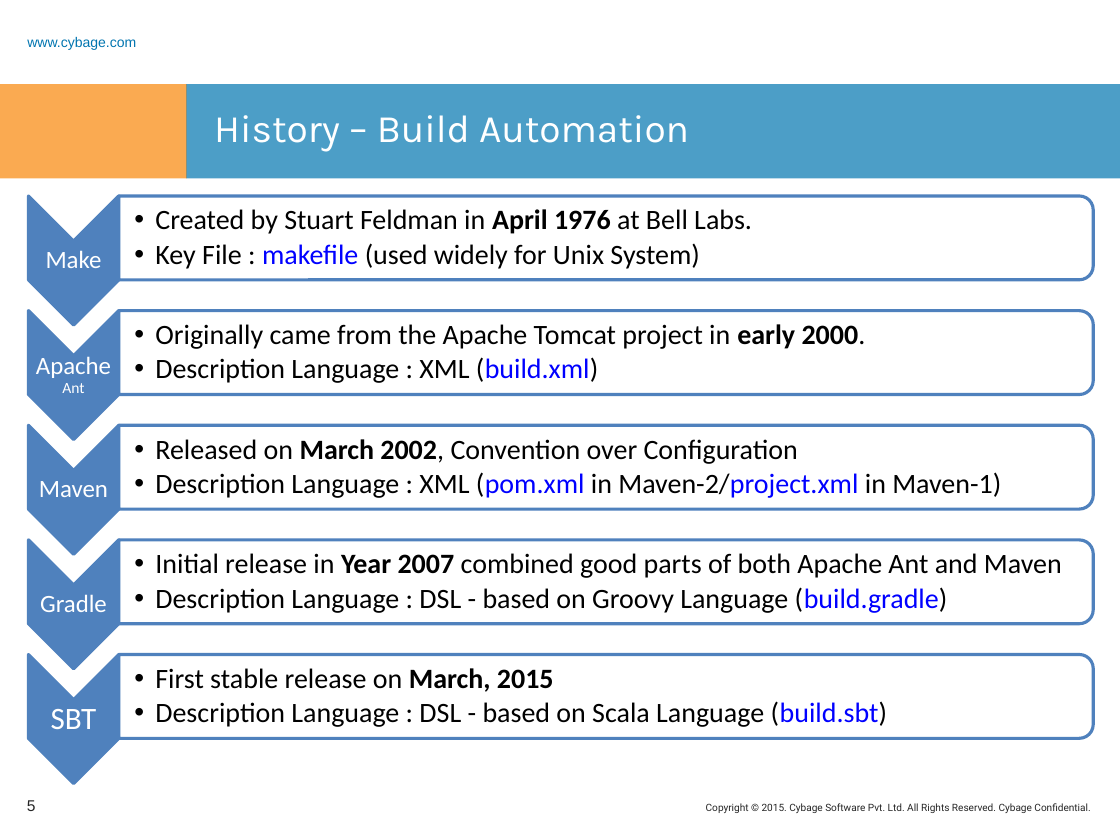
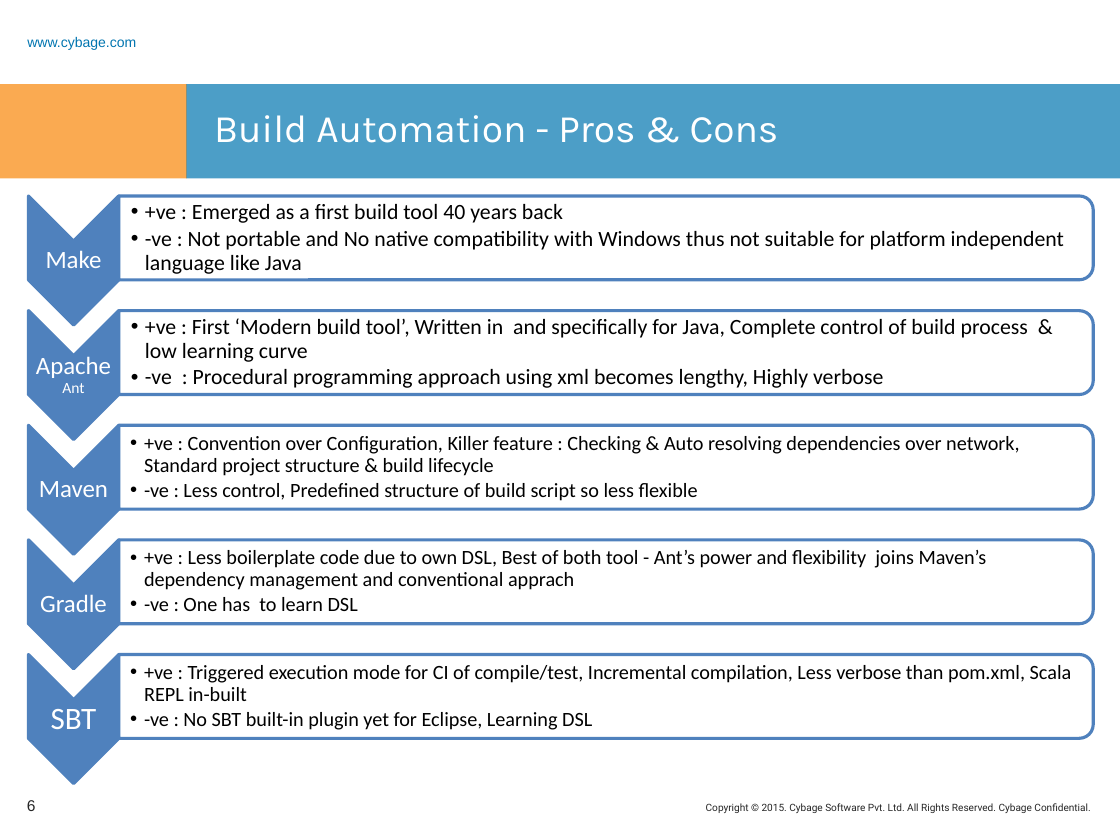
Before and after one commit to rashmitk/Documentation, a slide deck: slide 6 of SBT/SBT.pptx (slide 5 before the commit). Drawn at 1120x840 pixels with LibreOffice and Linux fonts; fonts in the diff are those of the drawing; background and template pictures are left out. Boxes give left, top, right and bottom in pixels: in the first picture for what was removed or moved away, otherwise in the second. Text is boxed around its words. In the diff, an @@ line names an element or a change of style, - is before the commit and + after.

Commit message:
Added Build evolution and history details

```diff
--- a/SBT/SBT.pptx
+++ b/SBT/SBT.pptx
@@ title at (x1=214, y1=115, x2=779, y2=143): text changed @@
-History – Build Automation
+Build Automation - Pros & Cons
@@ text at (x1=145, y1=204, x2=1064, y2=274): text changed; size 18 to 14 pt @@
-  •• Created by Stuart Feldman in April 1976 at Bell Labs.
-  •• Key File : makefile (used widely for Unix System)
+  •• +ve : Emerged as a first build tool 40 years back
+  •• -ve : Not portable and No native compatibility with Windows thus not suitable for platform independent language like Java
@@ text at (x1=145, y1=318, x2=1028, y2=388): text changed; size 18 to 14 pt @@
-  •• Originally came from the Apache Tomcat project in early 2000.
-  •• Description Language : XML (build.xml)
+  •• +ve : First ‘Modern build tool’, Written in and specifically for Java, Complete control of build process & low learning curve
+  •• -ve : Procedural programming approach using xml becomes lengthy, Highly verbose
@@ text at (x1=144, y1=436, x2=1019, y2=501): text changed; size 18 to 13 pt @@
-  •• Released on March 2002, Convention over Configuration
-  •• Description Language : XML (pom.xml in Maven-2/project.xml in Maven-1)
+  •• +ve : Convention over Configuration, Killer feature : Checking & Auto resolving dependencies over network, Standard project structure & build lifecycle
+  •• -ve : Less control, Predefined structure of build script so less flexible
@@ text at (x1=144, y1=550, x2=987, y2=611): text changed; size 18 to 13 pt @@
-  •• Initial release in Year 2007 combined good parts of both Apache Ant and Maven
-  •• Description Language : DSL - based on Groovy Language (build.gradle)
+  •• +ve : Less boilerplate code due to own DSL, Best of both tool - Ant’s power and flexibility joins Maven’s dependency management and conventional apprach
+  •• -ve : One has to learn DSL
@@ text at (x1=144, y1=665, x2=1072, y2=730): text changed; size 18 to 13 pt @@
-  •• First stable release on March, 2015
-  •• Description Language : DSL - based on Scala Language (build.sbt)
+  •• +ve : Triggered execution mode for CI of compile/test, Incremental compilation, Less verbose than pom.xml, Scala REPL in-built
+  •• -ve : No SBT built-in plugin yet for Eclipse, Learning DSL
@@ page number at (x1=27, y1=800, x2=36, y2=811): text changed @@
-5
+6
```
Also in this commit, not shown: 3 other slides changed, 7 slides added.
